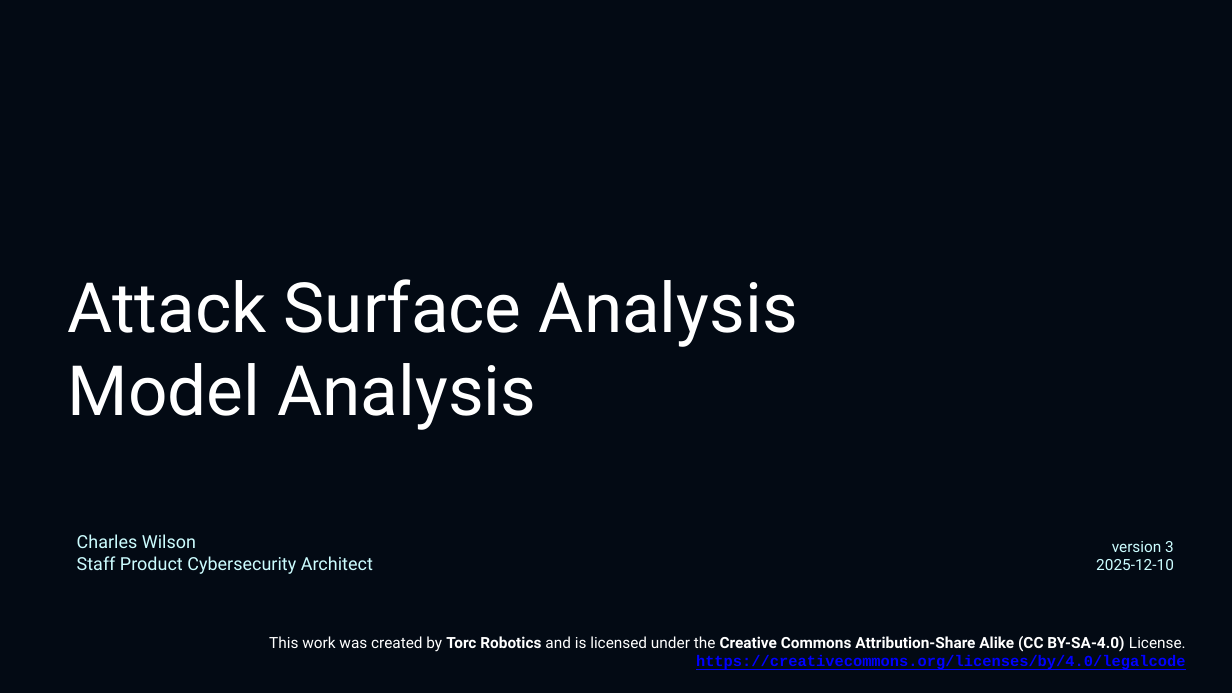
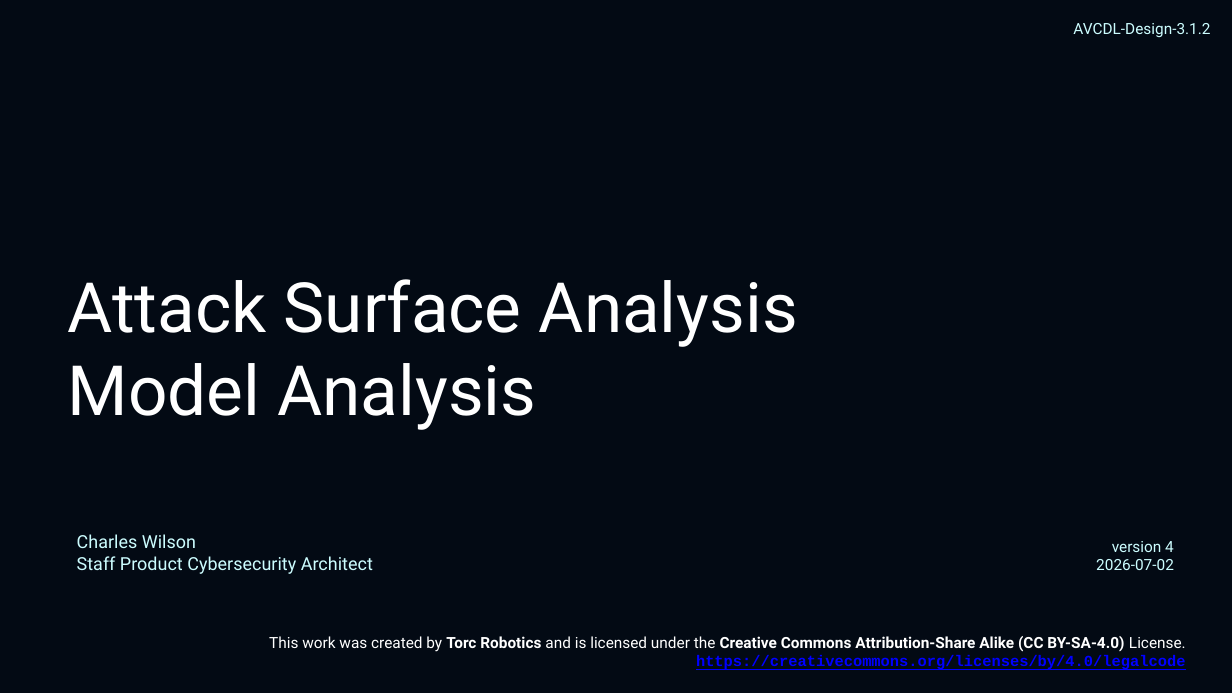
Before and after one commit to AVCDL/AVCDL, a slide deck: slide 1 of training/attack surface analysis - analysis/attack surface analysis - analysis - presentation.pptx. Drawn at 1232x693 pixels with LibreOffice and Linux fonts; fonts in the diff are those of the drawing. Boxes give left, top, right and bottom in pixels: in the first picture for what was removed or moved away, otherwise in the second. Text is boxed around its words. In the diff, an @@ line names an element or a change of style, - is before the commit and + after.

```diff
--- a/training/attack surface analysis - analysis/attack surface analysis - analysis - presentation.pptx
+++ b/training/attack surface analysis - analysis/attack surface analysis - analysis - presentation.pptx
@@ text added at [1073,23,1210,37], 12 pt, text #CCFDFF @@
+AVCDL-Design-3.1.2
@@ text at [1096,541,1174,570]: text changed @@
-version 3
-2025-12-10
+version 4
+2026-07-02
```
Also in this commit, not shown: 2 other slides changed, 1 other file.
